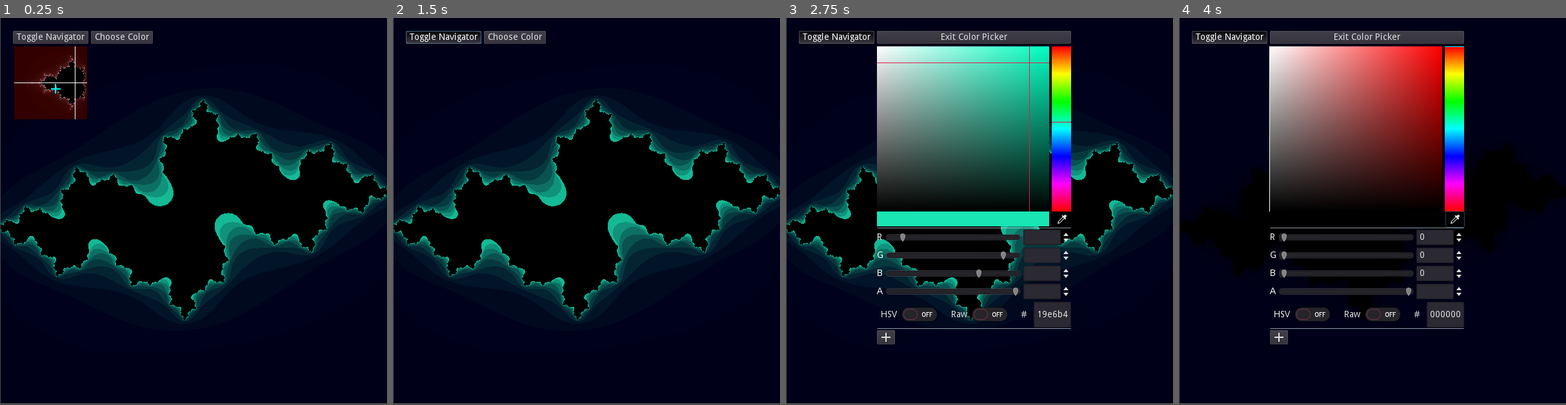
Above: before the commit, frames 1-4 (left to right).
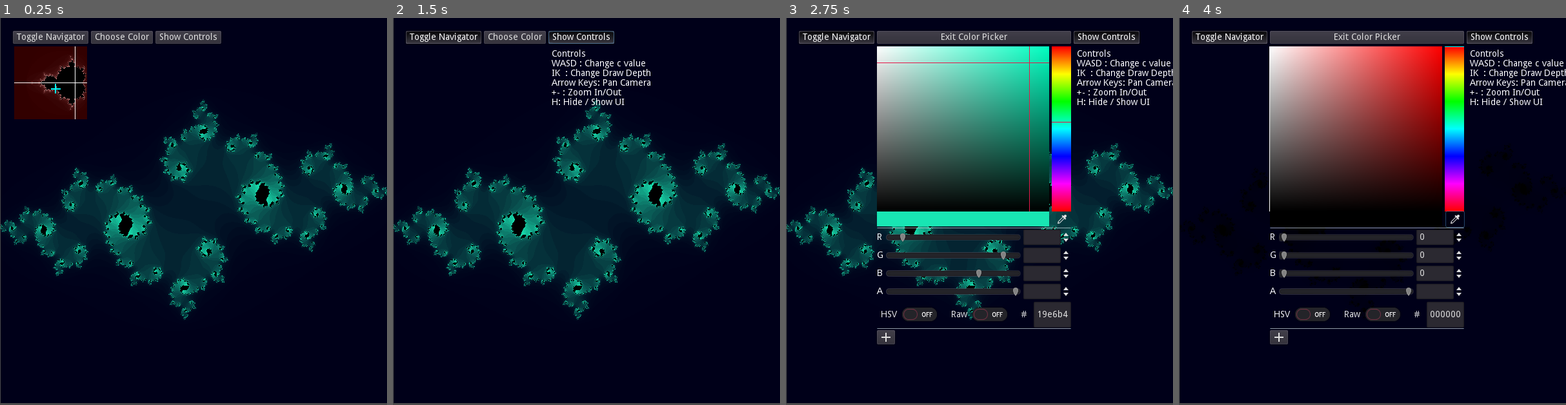
Above: after the commit, the same moments.

Repository: jammin-ben/Julia_Generator
Game: Godot game, scene res://main.tscn
Same seed, same stepped clock (60 frames per second), same inputs: the game is played once before the commit and once after it. The engine's default icon, where the game draws it, is replaced by a stand-in: a white triangle on a blue panel in a dark square.
Inputs (mouse positions are in pixels of both pictures, inside the frame that each line leads up to):
- Up to frame 1 (0.25 s): no input
- Up to frame 2 (1.5 s): click "Toggle Navigator" at 0.5 s; click (582, 37) at 1.25 s, where only the run after the commit has a clickable "Show Controls"
- Up to frame 3 (2.75 s): click "Choose Color" at 2 s
- Up to frame 4 (4 s): click (1453, 219) at 2.75 s; click "HSV" at 3.5 s

The runs differ from the first frame. In frame 1, 29% of the frame differs, in the area x 0-100%, y 3-79%; in frame 2, 29%; in frame 3, 16%; in frame 4, 1.2%.

Commit message:
Added control textbox

Diff:
--- a/Camera2D.gd
+++ b/Camera2D.gd
@@ -11,10 +11,10 @@
 
 # Called every frame. 'delta' is the elapsed time since the previous frame.
 func _process(delta):
-	if(Input.is_action_pressed("ui_accept")):
+	if(Input.is_action_pressed("zoom_in")):
 		self.zoom *= .97
 		emit_signal("zoom_changed",self.zoom)
-	if Input.is_action_pressed("ui_cancel"):
+	if Input.is_action_pressed("zoom_out"):
 		self.zoom *= 1.025
 		emit_signal("zoom_changed",self.zoom)
 
--- a/Mandelboi.gd
+++ b/Mandelboi.gd
@@ -16,5 +16,5 @@
 func _on_Juliaboi_c_changed(c):
 	self.material.set_shader_param("c",c)
 
-func _on_MandelButton_toggled(button_pressed):
+func _on_MandelButton_button_up():
 	self.visible = not self.visible
--- /dev/null
+++ b/Panel.gd
@@ -0,0 +1,5 @@
+extends Panel
+
+
+func _on_ToggleControls_pressed():
+	visible = not visible
--- a/TextureRect.gd
+++ b/TextureRect.gd
@@ -1,6 +1,6 @@
 extends TextureRect
 const SPEED = .1
-const MAX_ITER_ACCEL = 50
+const MAX_ITER_ACCEL = 110
 
 onready var num_iter = float(self.material.get_shader_param("num_iter"))
 
@@ -16,7 +16,7 @@
 		num_iter += (iter_speed + iter_accel) * delta * iter_delta
 		num_iter = max(num_iter,0)
 		self.material.set_shader_param("num_iter",num_iter)
-		iter_accel += 3*delta
+		iter_accel += 6*delta
 		iter_accel = min(iter_accel,MAX_ITER_ACCEL)
 	else:
 		iter_accel = 0
--- a/main.tscn
+++ b/main.tscn
@@ -7,8 +7,9 @@
 [ext_resource path="res://MenuButton.gd" type="Script" id=5]
 [ext_resource path="res://ExitColorButton.gd" type="Script" id=6]
 [ext_resource path="res://ColorPicker.gd" type="Script" id=7]
-[ext_resource path="res://new_shadermaterial.tres" type="Material" id=8]
-[ext_resource path="res://TextureRect.gd" type="Script" id=9]
+[ext_resource path="res://Panel.gd" type="Script" id=8]
+[ext_resource path="res://new_shadermaterial.tres" type="Material" id=9]
+[ext_resource path="res://TextureRect.gd" type="Script" id=10]
 
 [sub_resource type="Shader" id=1]
 code = "shader_type canvas_item;
@@ -87,7 +88,7 @@
 [node name="HBoxContainer" type="HBoxContainer" parent="Camera2D/CanvasLayer/UI"]
 margin_left = 20.0
 margin_top = 20.0
-margin_right = 237.0
+margin_right = 343.0
 margin_bottom = 157.0
 
 [node name="VBoxContainer2" type="VBoxContainer" parent="Camera2D/CanvasLayer/UI/HBoxContainer"]
@@ -139,17 +140,51 @@
 color = Color( 0.0980392, 0.901961, 0.705882, 1 )
 script = ExtResource( 7 )
 
+[node name="VBoxContainer3" type="VBoxContainer" parent="Camera2D/CanvasLayer/UI/HBoxContainer"]
+margin_left = 221.0
+margin_right = 323.0
+margin_bottom = 137.0
+
+[node name="ToggleControls" type="Button" parent="Camera2D/CanvasLayer/UI/HBoxContainer/VBoxContainer3"]
+margin_right = 102.0
+margin_bottom = 20.0
+toggle_mode = true
+text = "Show Controls"
+
+[node name="Panel" type="Panel" parent="Camera2D/CanvasLayer/UI/HBoxContainer/VBoxContainer3"]
+visible = false
+margin_top = 24.0
+margin_right = 102.0
+margin_bottom = 24.0
+script = ExtResource( 8 )
+
+[node name="RichTextLabel" type="RichTextLabel" parent="Camera2D/CanvasLayer/UI/HBoxContainer/VBoxContainer3/Panel"]
+anchor_right = 1.0
+margin_left = 5.0
+margin_top = 5.0
+margin_right = 205.0
+margin_bottom = 200.0
+text = "Controls
+WASD : Change c value
+IK  : Change Draw Depth
+Arrow Keys: Pan Camera
++- : Zoom In/Out
+H: Hide / Show UI
+"
+
 [node name="Juliaboi" type="TextureRect" parent="."]
-material = ExtResource( 8 )
+material = ExtResource( 9 )
 margin_left = 2.98206
 margin_top = 1.46977
 margin_right = 603.074
 margin_bottom = 600.697
 texture = ExtResource( 3 )
 stretch_mode = 1
-script = ExtResource( 9 )
+script = ExtResource( 10 )
 
 [connection signal="zoom_changed" from="Camera2D" to="Juliaboi" method="_on_Camera2D_zoom_changed"]
+[connection signal="button_up" from="Camera2D/CanvasLayer/UI/HBoxContainer/VBoxContainer2/MandelButton" to="Camera2D/CanvasLayer/UI/HBoxContainer/VBoxContainer2/Mandelboi" method="_on_MandelButton_button_up"]
+[connection signal="pressed" from="Camera2D/CanvasLayer/UI/HBoxContainer/VBoxContainer2/MandelButton" to="Camera2D/CanvasLayer/UI/HBoxContainer/VBoxContainer2/Mandelboi" method="_on_MandelButton_pressed"]
 [connection signal="toggled" from="Camera2D/CanvasLayer/UI/HBoxContainer/VBoxContainer2/MandelButton" to="Camera2D/CanvasLayer/UI/HBoxContainer/VBoxContainer2/Mandelboi" method="_on_MandelButton_toggled"]
 [connection signal="button_up" from="Camera2D/CanvasLayer/UI/HBoxContainer/VBoxContainer/MenuButton" to="Camera2D/CanvasLayer/UI/HBoxContainer/VBoxContainer/ColorPicker" method="_on_MenuButton_button_up"]
 [connection signal="button_up" from="Camera2D/CanvasLayer/UI/HBoxContainer/VBoxContainer/MenuButton" to="Camera2D/CanvasLayer/UI/HBoxContainer/VBoxContainer/ExitColorButton" method="_on_MenuButton_button_up"]
@@ -158,5 +193,6 @@
 [connection signal="button_up" from="Camera2D/CanvasLayer/UI/HBoxContainer/VBoxContainer/ExitColorButton" to="Camera2D/CanvasLayer/UI/HBoxContainer/VBoxContainer/ExitColorButton" method="_on_ExitColorButton_button_up"]
 [connection signal="button_up" from="Camera2D/CanvasLayer/UI/HBoxContainer/VBoxContainer/ExitColorButton" to="Camera2D/CanvasLayer/UI/HBoxContainer/VBoxContainer/MenuButton" method="_on_ExitColorButton_button_up"]
 [connection signal="color_changed" from="Camera2D/CanvasLayer/UI/HBoxContainer/VBoxContainer/ColorPicker" to="Juliaboi" method="_on_ColorPicker_color_changed"]
+[connection signal="pressed" from="Camera2D/CanvasLayer/UI/HBoxContainer/VBoxContainer3/ToggleControls" to="Camera2D/CanvasLayer/UI/HBoxContainer/VBoxContainer3/Panel" method="_on_ToggleControls_pressed"]
 [connection signal="c_changed" from="Juliaboi" to="Camera2D/CanvasLayer/UI/HBoxContainer/VBoxContainer2/Mandelboi" method="_on_Juliaboi_c_changed"]
 [connection signal="hide_ui" from="Juliaboi" to="Camera2D/CanvasLayer/UI" method="_on_Juliaboi_hide_ui"]
--- a/new_shader.shader
+++ b/new_shader.shader
@@ -1,6 +1,6 @@
 shader_type canvas_item;
 
-uniform int num_iter=10;
+uniform int num_iter=30;
 uniform vec2 c=vec2(-.8,.25);
 uniform float scale = 3.0;
 //uniform vec4 col1 = vec4(1.,0.7,.7,1.);
--- a/new_shadermaterial.tres
+++ b/new_shadermaterial.tres
@@ -4,7 +4,7 @@
 
 [resource]
 shader = ExtResource( 1 )
-shader_param/num_iter = 10
+shader_param/num_iter = 30
 shader_param/c = Vector2( -0.8, 0.25 )
 shader_param/scale = 3.0
 shader_param/col2 = Plane( 0, 0, 0.1, 1 )
--- a/project.godot
+++ b/project.godot
@@ -69,6 +69,16 @@
 "events": [ Object(InputEventKey,"resource_local_to_scene":false,"resource_name":"","device":0,"alt":false,"shift":false,"control":false,"meta":false,"command":false,"pressed":false,"scancode":72,"unicode":0,"echo":false,"script":null)
  ]
 }
+zoom_in={
+"deadzone": 0.5,
+"events": [ Object(InputEventKey,"resource_local_to_scene":false,"resource_name":"","device":0,"alt":false,"shift":false,"control":false,"meta":false,"command":false,"pressed":false,"scancode":61,"unicode":0,"echo":false,"script":null)
+ ]
+}
+zoom_out={
+"deadzone": 0.5,
+"events": [ Object(InputEventKey,"resource_local_to_scene":false,"resource_name":"","device":0,"alt":false,"shift":false,"control":false,"meta":false,"command":false,"pressed":false,"scancode":45,"unicode":0,"echo":false,"script":null)
+ ]
+}
 
 [rendering]
 
Not shown: 1 places in main.tscn that only renumber resources
